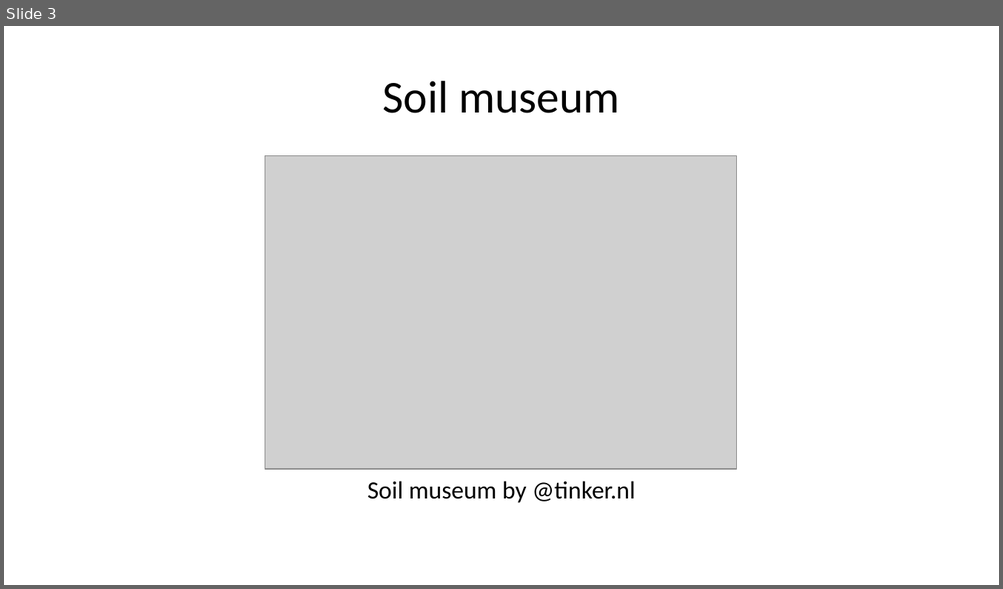
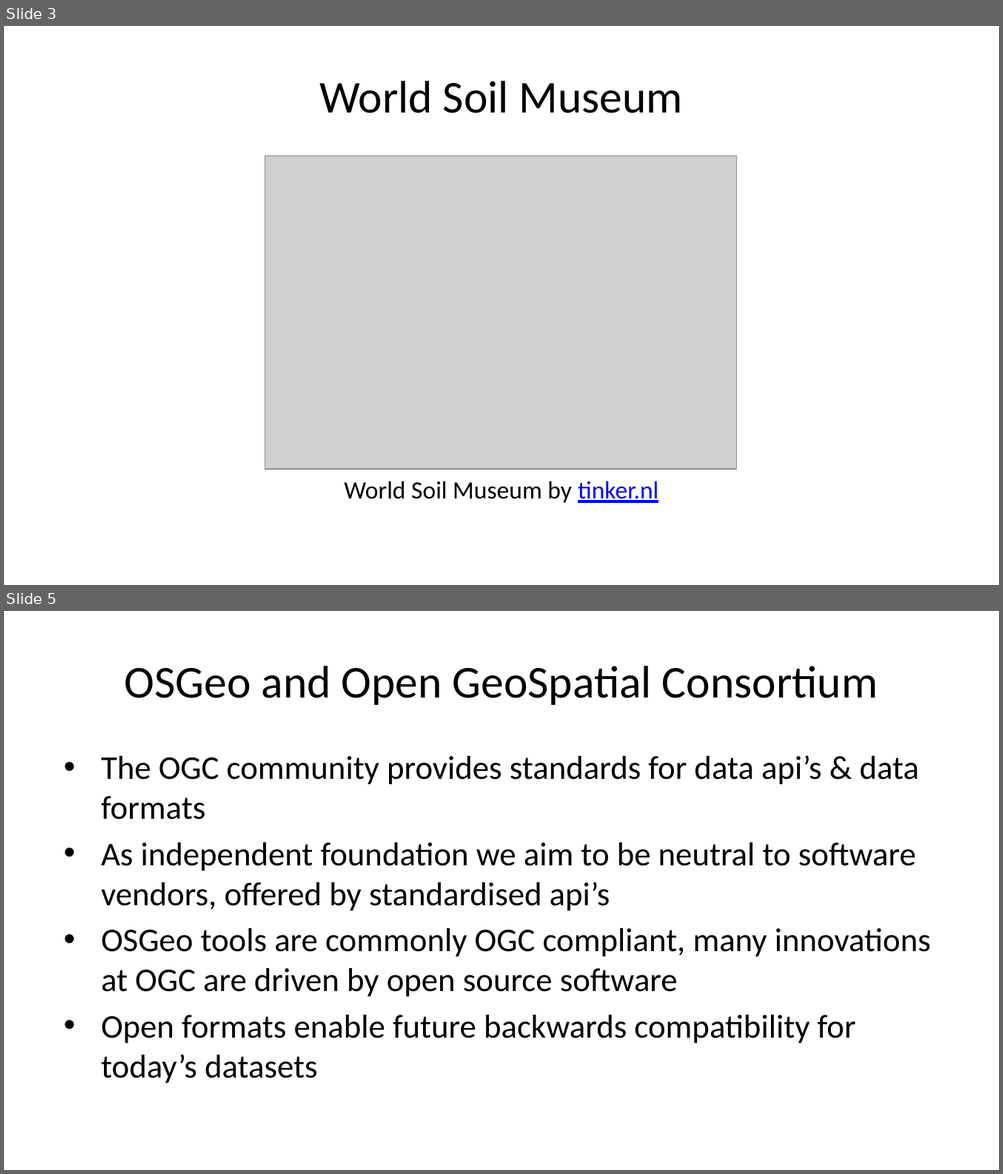
Before and after one commit to pvgenuchten/slides, a slide deck: slides/20250703-foss4gnl-opensource-at-isric.pptx. Shown one above the other, each under a label of ours: slide 3 before the commit, slides 3 and 5 after it; the slides between them are not shown. The pictures are 1003x589 and 1003x1174 pixels, drawn with LibreOffice and Linux fonts; fonts in the diff are those of the drawing; grey boxes stand for pictures. Boxes give left, top, right and bottom in pixels: in the first picture for what was removed or moved away, otherwise in the second. Text is boxed around its words. In the diff, an @@ line names an element or a change of style, - is before the commit and + after.

```diff
--- a/slides/20250703-foss4gnl-opensource-at-isric.pptx
+++ b/slides/20250703-foss4gnl-opensource-at-isric.pptx
@@ slide 5 added at bbox=[4, 611, 999, 1170], background #FFFFFF @@
@@ title added at bbox=[125, 666, 877, 705], 33 pt, text #000000 @@
+OSGeo and Open GeoSpatial Consortium
@@ text added at bbox=[101, 755, 930, 1084], 24 pt, text #000000 @@
+• The OGC community provides standards for data api’s & data formats
+• As independent foundation we aim to be neutral to software vendors, offered by standardised api’s
+• OSGeo tools are commonly OGC compliant, many innovations at OGC are driven by open source software
+• Open formats enable future backwards compatibility for today’s datasets
@@ slide 3 changed as well @@
@@ title at bbox=[320, 81, 683, 113]: text changed @@
-Soil museum
+World Soil Museum
@@ text at bbox=[344, 481, 658, 503]: text changed @@
-Soil museum by @tinker.nl
+World Soil Museum by tinker.nl
```
Also in this commit, not shown: 4 other slides changed, 12 other slides added, 36 slides removed, 8 other files.
